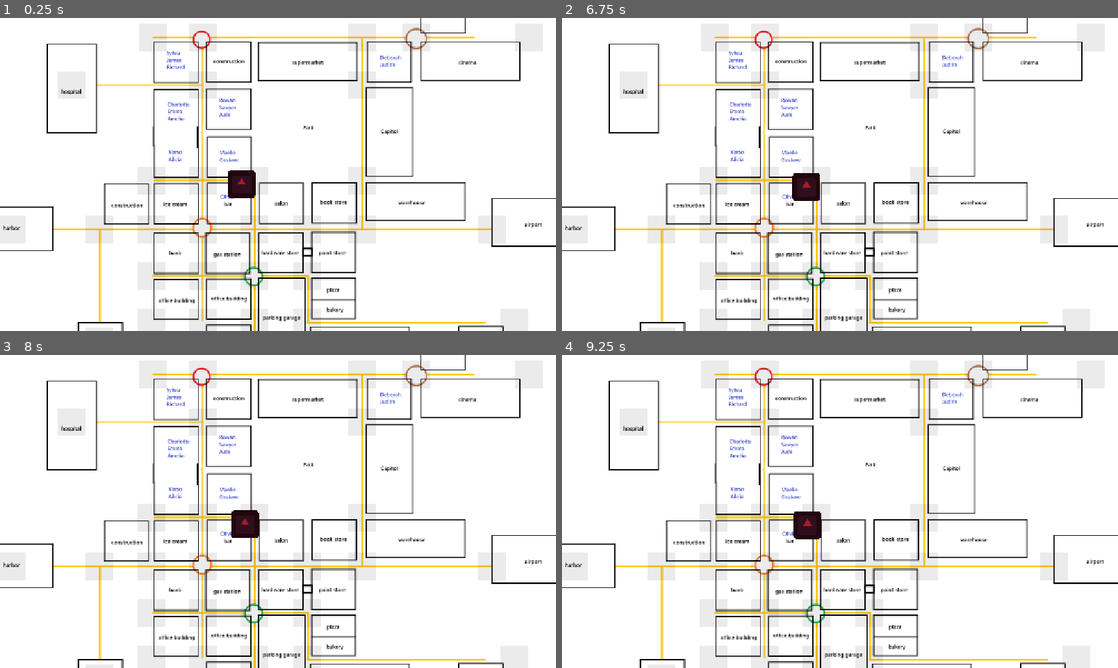
Above: before the commit, frames 1-4 (two rows, left to right).
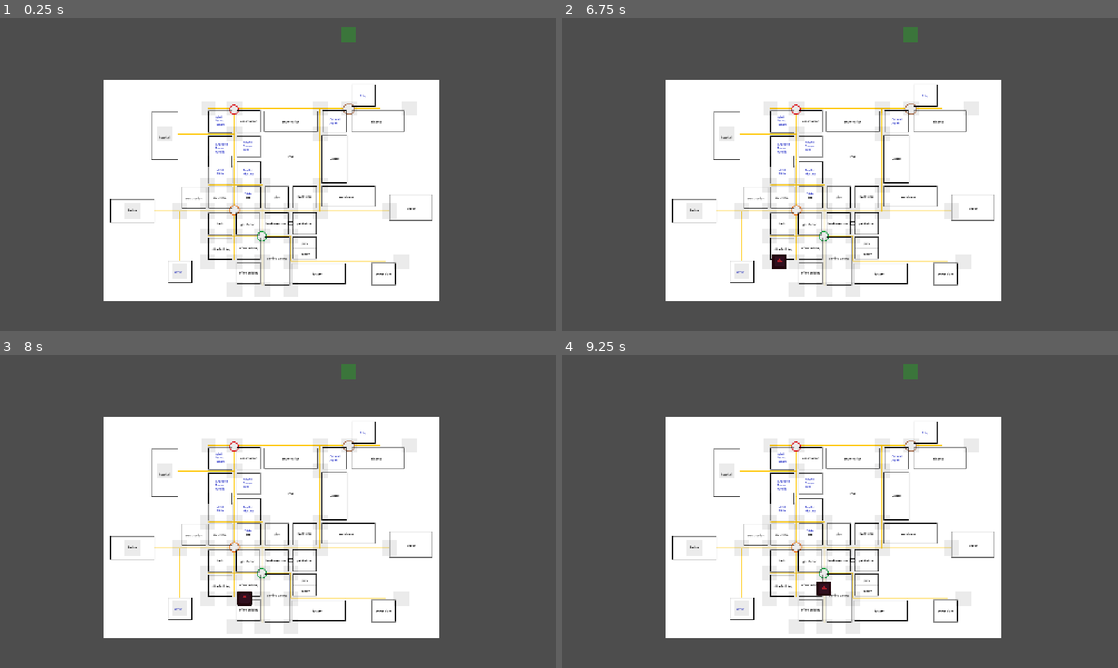
Above: after the commit, the same moments.

Repository: Ciph3rzer0/brackeys-2026.2-trust-no-one
Game: Godot game, scene res://ui/city-map/city_map.tscn
Two runs of this game, one before a commit and one after it. Both use one fixed random seed, a clock stepped at 60 frames per second and the inputs below. This scene is started directly instead of the project's main scene. The engine's default icon, where the game draws it, is replaced by a stand-in: a white triangle on a blue panel in a dark square.
Inputs (mouse positions are in pixels of both pictures, inside the frame that each line leads up to):
- Up to frame 1 (0.25 s): no input
- Up to frame 2 (6.75 s): tap Enter at 0.5, 2, 3.5 s; move the mouse to (962, 158) at 0.52 s; hold D (pc_right) 0.53-1.25 s; hold E (pc_interact) 0.53-1.25 s; click (962, 158) at 0.67 s; tap Space at 0.77, 1.25, 2.75, 3.77 s; drag from (728, 190) to (812, 237) at 1.27 s; move the mouse to (895, 105) at 2.02 s; hold D (pc_right) 2.03-2.75 s; hold Ctrl 2.03-2.75 s; drag from (812, 237) to (673, 127) at 2.77 s; move the mouse to (1006, 221) at 3.52 s; hold A (pc_left) 3.53-4.25 s; hold E (pc_interact) 3.53-4.25 s; drag from (673, 127) to (756, 96) at 4.27 s; move the mouse to (867, 174) at 5.02 s; hold S (pc_back) 5.03-5.75 s; hold Ctrl 5.03-5.75 s; click (867, 174) at 5.17 s; drag from (756, 96) to (728, 190) at 5.77 s; move the mouse to (962, 158) at 6.52 s; hold W (pc_forward) from 6.53 s (still down); hold E (pc_interact) from 6.53 s (still down)
- Up to frame 3 (8 s): tap Space at 6.77, 7.25 s; release W (pc_forward) at 7.25 s; release E (pc_interact) at 7.25 s; drag from (166, 527) to (250, 574) at 7.27 s
- Up to frame 4 (9.25 s): move the mouse to (895, 442) at 8.02 s; hold S (pc_back) 8.03-8.75 s; hold Ctrl 8.03-8.75 s; drag from (812, 574) to (673, 464) at 8.77 s

The runs differ from the first frame. In frame 1, 66% of the frame differs, in the area x 0-100%, y 0-100%; in frame 2, 66%; in frame 3, 66%; in frame 4, 66%.

Commit message:
feat: car following path

Diff:
--- a/ui/city-map/city_map.gd
+++ b/ui/city-map/city_map.gd
@@ -9,9 +9,8 @@
 ## At runtime, call build_astar() once to get a real AStar2D for pathfinding.
 
 @export var node_color: Color = Color.CYAN
+@export var edge_color: Color = Color(1.0, 0.9, 0.2, 0.8)
 @export var node_radius: float = 6.0
-@export var edge_color: Color = Color(1.0, 0.9, 0.2, 0.8)
-@export var edge_width: float = 4.0
 
 ## If false, connections are one-way (A -> B only, unless B also lists A).
 ## Use false for one-way roads, true for ordinary two-way roads.
@@ -39,7 +38,7 @@
 		for path in node.connections:
 			var other := node.get_node_or_null(path) as PathNode2D
 			if other:
-				draw_line(node_pos, to_local(other.global_position), edge_color, edge_width)
+				draw_line(node_pos, to_local(other.global_position), edge_color, 2.0)
 
 	for node in nodes:
 		draw_circle(to_local(node.global_position), node_radius, node_color)
@@ -75,3 +74,15 @@
 ## Look up the AStar2D point id for a node, after build_astar() has run.
 func get_id_for(node: PathNode2D) -> int:
 	return _id_by_node.get(node, -1)
+
+## Returns the PathNode2D whose global_position is nearest world_pos,
+## or null if this graph has no PathNode2D children.
+func find_closest_point(world_pos: Vector2) -> PathNode2D:
+	var closest: PathNode2D = null
+	var closest_dist := INF
+	for node in _get_path_nodes():
+		var dist := node.global_position.distance_squared_to(world_pos)
+		if dist < closest_dist:
+			closest_dist = dist
+			closest = node
+	return closest
--- a/ui/city-map/city_map.tscn
+++ b/ui/city-map/city_map.tscn
@@ -17,6 +17,7 @@
 
 [node name="CityMap" type="Node2D" unique_id=84354765]
 position = Vector2(625, 396)
+scale = Vector2(0.535, 0.535)
 
 [node name="CityMapDraft" type="Sprite2D" parent="." unique_id=866556907]
 z_index = -999
@@ -27,9 +28,8 @@
 [node name="AStarGraph2D" type="Node2D" parent="." unique_id=296626823]
 script = ExtResource("1_gt78b")
 node_color = Color(0, 1, 1, 0.39215687)
+edge_color = Color(0.63900006, 0, 0.71, 0.78431374)
 node_radius = 20.0
-edge_color = Color(0.63900006, 0, 0.71, 0.78431374)
-edge_width = 6.0
 metadata/_custom_type_script = "uid://brujxjeo2ideh"
 metadata/_edit_lock_ = true
 
@@ -257,10 +257,14 @@
 visible = false
 shape = SubResource("RectangleShape2D_uhg71")
 
-[node name="TestDrive" type="Sprite2D" parent="." unique_id=185132336 node_paths=PackedStringArray("astar_graph_2d")]
+[node name="TestDrive" type="Node2D" parent="." unique_id=731682705 node_paths=PackedStringArray("astar_graph_2d", "start_marker", "end_marker")]
 position = Vector2(-156, 794)
 script = ExtResource("7_4hhcj")
 astar_graph_2d = NodePath("../AStarGraph2D")
+start_marker = NodePath("Start")
+end_marker = NodePath("End")
+speed = 50.0
+arrive_threshold = 1.0
 
 [node name="Start" type="Sprite2D" parent="TestDrive" unique_id=1476672309]
 unique_name_in_owner = true
@@ -268,7 +272,7 @@
 scale = Vector2(0.5, 0.5)
 texture = ExtResource("7_wgu0n")
 
-[node name="Exit" type="Sprite2D" parent="TestDrive" unique_id=1426661668]
+[node name="End" type="Sprite2D" parent="TestDrive" unique_id=1426661668]
 unique_name_in_owner = true
 position = Vector2(1682, -1266)
 scale = Vector2(0.5, 0.5)
--- a/ui/city-map/test_drive.gd
+++ b/ui/city-map/test_drive.gd
@@ -1,21 +1,63 @@
-extends Sprite2D
+extends Node2D
 
 @export var astar_graph_2d: AStarGraph2D
+## Plain markers — placed anywhere, not necessarily on the graph itself.
+## The nearest PathNode2D to each is used as the actual route endpoint.
+@export var start_marker: Node2D
+@export var end_marker: Node2D
+@export var speed: float = 200.0
+@export var arrive_threshold: float = 8.0
+
 var astar: AStar2D
+var path: PackedVector2Array
+var path_index: int = 0
+
 @onready var car: CharacterBody2D = %Car
 
 func _ready() -> void:
 	assert(astar_graph_2d)
+	assert(start_marker)
+	assert(end_marker)
+
 	astar = astar_graph_2d.build_astar()
-	print(astar.get_point_ids())
-	car.velocity = Vector2.ONE
-	pass
 
+	var start_node := astar_graph_2d.find_closest_point(start_marker.global_position)
+	var end_node := astar_graph_2d.find_closest_point(end_marker.global_position)
+	assert(start_node and end_node, "astar_graph_2d has no PathNode2D children")
 
-func _physics_process(delta: float) -> void:
+	var from_id := astar_graph_2d.get_id_for(start_node)
+	var to_id := astar_graph_2d.get_id_for(end_node)
+
+	car.global_position = astar.get_point_position(from_id)
+
+	path = astar.get_point_path(from_id, to_id)
+	path_index = 0
+
+	if path.is_empty():
+		push_warning("No path found between start_marker and end_marker.")
+
+func _physics_process(_delta: float) -> void:
+	if path_index >= path.size():
+		car.velocity = Vector2.ZERO
+		car.move_and_slide()
+		return
+
+	var target := path[path_index]
+	var to_target := target - car.global_position
+
+	if to_target.length() <= arrive_threshold:
+		path_index += 1
+		if path_index >= path.size():
+			car.velocity = Vector2.ZERO
+			car.move_and_slide()
+			return
+		target = path[path_index]
+		to_target = target - car.global_position
+
+	car.velocity = to_target.normalized() * speed
+	# Optional: point the sprite the way it's driving.
+	# car.rotation = to_target.angle()
 	car.move_and_slide()
-	print(car.position)
-	pass
 
 func _unhandled_input(event: InputEvent) -> void:
 	if event is InputEventMouseButton:
